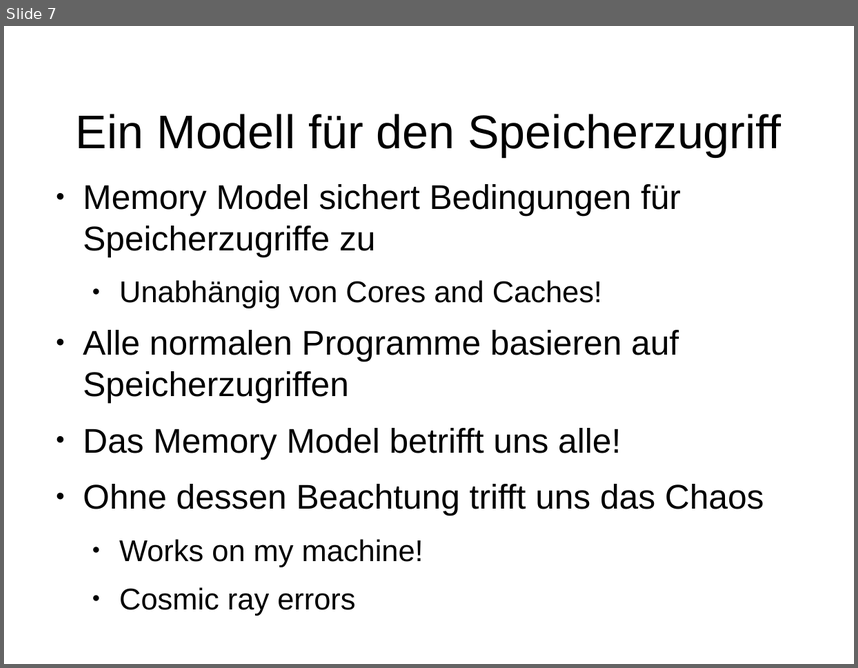
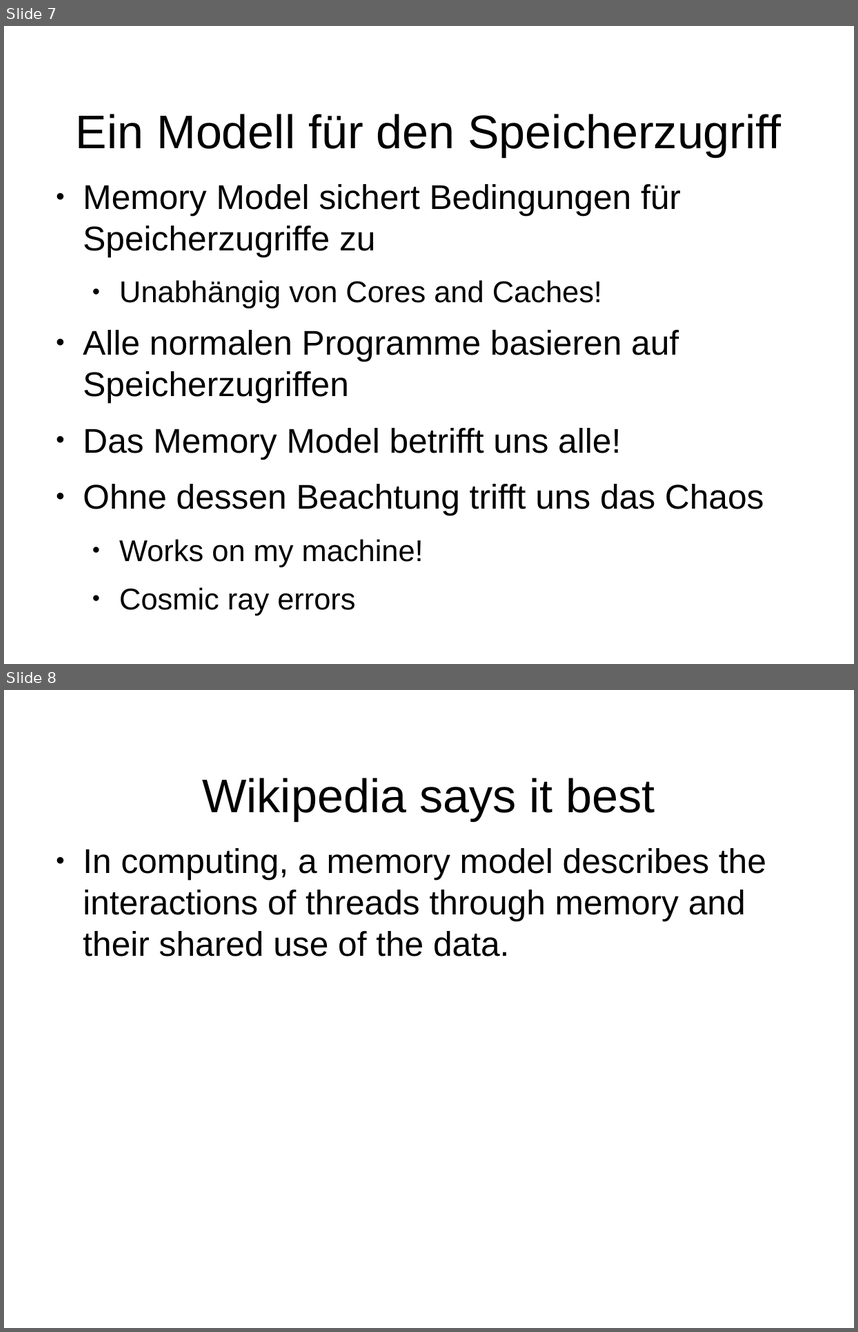
Before and after one commit to dlindner/vorlesung-se2-dhbw, a slide deck: added_2016/Java Memory Model.odp. Shown one above the other, each under a label of ours: slide 7 before the commit, slides 7 and 8 after it. The pictures are 858x668 and 858x1332 pixels, drawn with LibreOffice and Linux fonts; fonts in the diff are those of the drawing; background and template pictures are left out. Boxes give left, top, right and bottom in pixels: in the first picture for what was removed or moved away, otherwise in the second. Text is boxed around its words. In the diff, an @@ line names an element or a change of style, - is before the commit and + after.

Commit message:
Wikipedia-Orgie

```diff
--- a/added_2016/Java Memory Model.odp
+++ b/added_2016/Java Memory Model.odp
@@ slide 8 added at bbox=[4, 690, 854, 1328], background picture (left out) @@
@@ title added at bbox=[202, 778, 655, 821], 44 pt, text #000000 @@
+Wikipedia says it best
@@ text added at bbox=[83, 848, 766, 956], 32 pt, text #000000 @@
+● In computing, a memory model describes the interactions of threads through memory and their shared use of the data.
```
Also in this commit, not shown: 1 slide changed, 9 other slides added, 10 slides removed.
